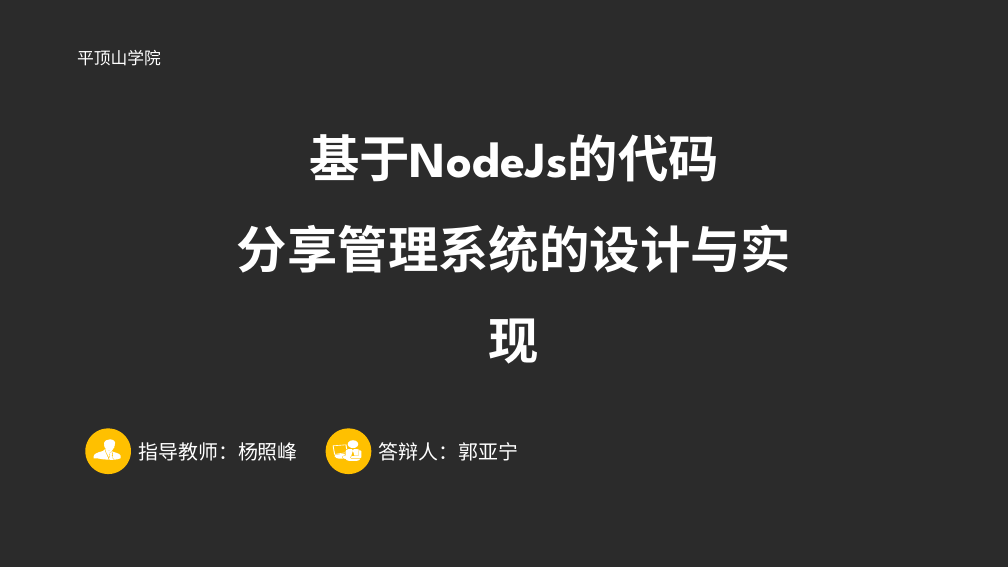
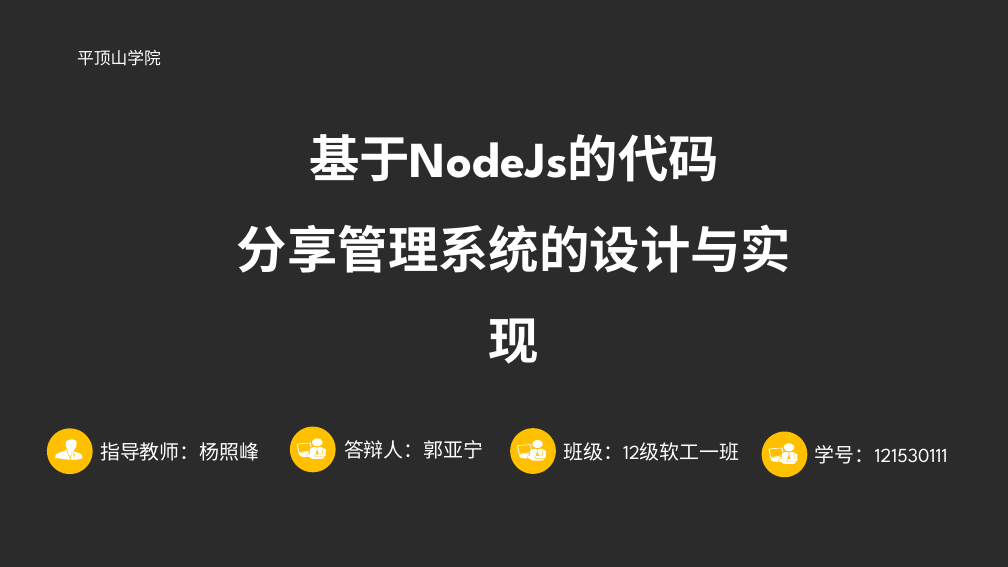
Before and after one commit to tosone/CodeShare, a slide deck: slide 1 of docs/CodeShare.pptx. Drawn at 1008x567 pixels with LibreOffice and Linux fonts; fonts in the diff are those of the drawing; background and template pictures are left out; a plain dark background stands for a picture behind light text. Boxes give left, top, right and bottom in pixels: in the first picture for what was removed or moved away, otherwise in the second. Text is boxed around its words. In the diff, an @@ line names an element or a change of style, - is before the commit and + after.

```diff
--- a/docs/CodeShare.pptx
+++ b/docs/CodeShare.pptx
@@ 1 text, 1 ellipse, 1 freeform shape: place and size @@
-1 text, 1 ellipse, 1 freeform shape at [85,429,298,474]
+1 text, 1 ellipse, 1 freeform shape at [47,429,259,474]
@@ ellipse: place and size @@
-ellipse at [326,429,371,474]
+ellipse at [290,426,336,472]
@@ 4 freeform shapes, 1 text, 1 ellipse: place and size @@
-4 freeform shapes, 1 text, 1 ellipse at [333,440,518,461]
+4 freeform shapes, 1 text, 1 ellipse at [297,439,483,460]
@@ text added at [563,442,739,461], 19 pt, text #FFFFFF @@
+班级：12级软工一班
@@ text added at [815,445,948,464], 19 pt, text #FFFFFF @@
+学号：121530111
@@ group added at [510,428,556,473]: 4 freeform shapes, 2 ellipses @@
@@ group added at [761,432,807,477]: 4 freeform shapes, 2 ellipses @@
```
Also in this commit, not shown: 4 other slides changed, 9 other files.
